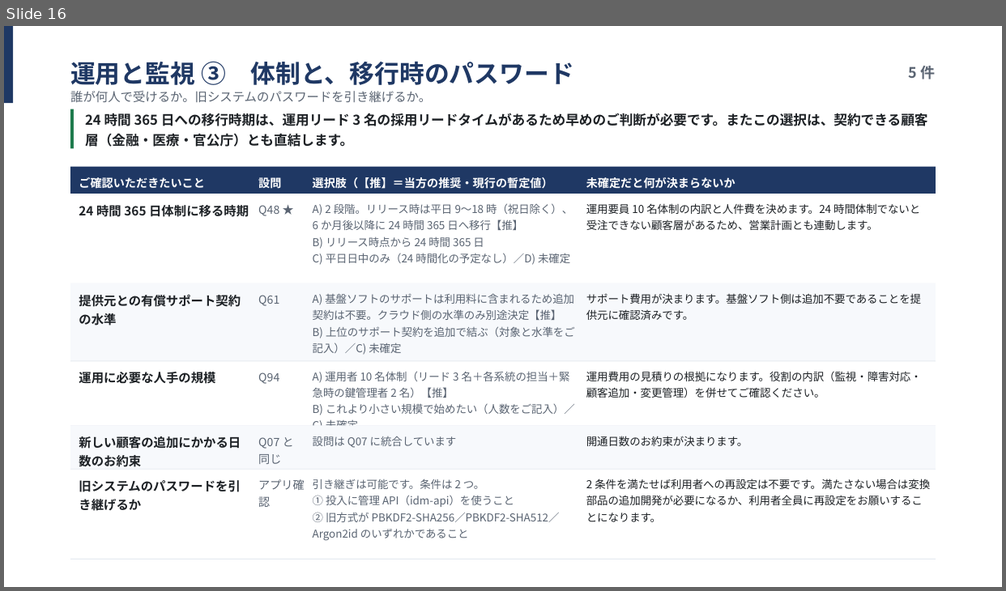
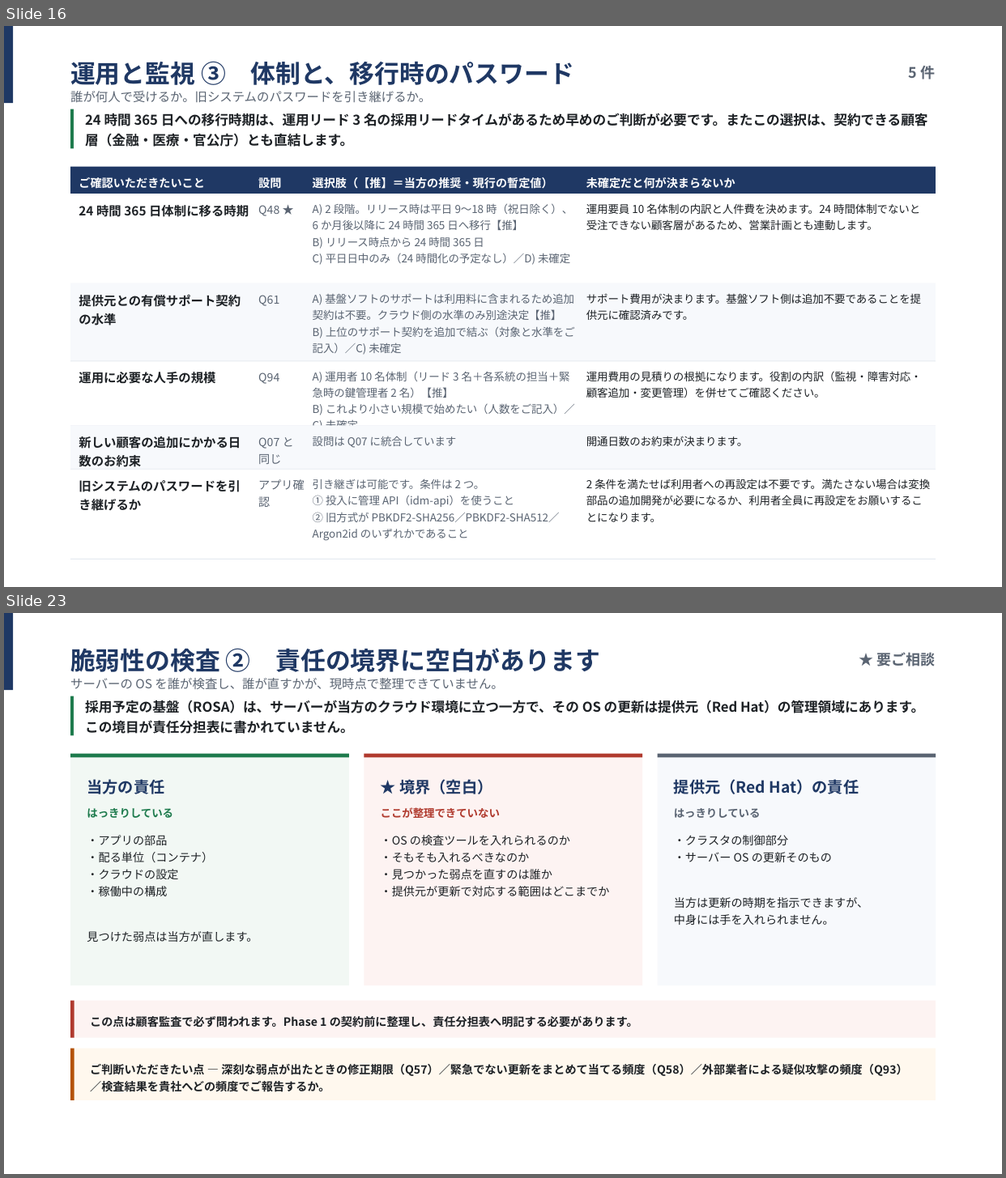
Before and after one commit to suepie/aws-atuh-poc, a slide deck: doc/powerpoint/非機能要件ヒアリング.pptx. Shown one above the other, each under a label of ours: slide 16 before the commit, slides 16 and 23 after it; the slides between them are not shown. The pictures are 1006x591 and 1006x1178 pixels, drawn with LibreOffice and Linux fonts; fonts in the diff are those of the drawing. Boxes give left, top, right and bottom in pixels: in the first picture for what was removed or moved away, otherwise in the second. Text is boxed around its words. In the diff, an @@ line names an element or a change of style, - is before the commit and + after.

```diff
--- a/doc/powerpoint/非機能要件ヒアリング.pptx
+++ b/doc/powerpoint/非機能要件ヒアリング.pptx
@@ slide 23 added at (x1=4, y1=613, x2=1002, y2=1174), background #FFFFFF @@
@@ rectangle added at (x1=4, y1=613, x2=13, y2=690), fill #1F3864 @@
@@ text added at (x1=70, y1=648, x2=599, y2=672), 24 pt, text #1F3864, bold @@
+脆弱性の検査 ② 責任の境界に空白があります
@@ text added at (x1=876, y1=652, x2=935, y2=666), 14 pt, text #5A6472, bold @@
+★ 要ご相談
@@ text added at (x1=70, y1=678, x2=503, y2=690), 12 pt, text #5A6472 @@
+サーバーの OS を誰が検査し、誰が直すかが、現時点で整理できていません。
@@ rectangle added at (x1=70, y1=696, x2=74, y2=736), fill #1E7B4D @@
@@ text added at (x1=85, y1=700, x2=924, y2=734), 13 pt, text #1D2125, bold @@
+採用予定の基盤（ROSA）は、サーバーが当方のクラウド環境に立つ一方で、その OS の更新は提供元（Red Hat）の管理領域にあります。この境目が責任分担表に書かれていません。
@@ rectangle added at (x1=70, y1=754, x2=349, y2=986), fill #F2F8F4 @@
@@ rectangle added at (x1=70, y1=754, x2=349, y2=757), fill #1E7B4D @@
@@ rectangle added at (x1=364, y1=754, x2=642, y2=986), fill #FDF3F2 @@
@@ rectangle added at (x1=364, y1=754, x2=642, y2=757), fill #B03A2E @@
@@ rectangle added at (x1=658, y1=754, x2=936, y2=986), fill #F7F9FC @@
@@ rectangle added at (x1=658, y1=754, x2=936, y2=757), fill #5A6472 @@
@@ text added at (x1=87, y1=779, x2=164, y2=794), 15 pt, text #1F3864, bold @@
+当方の責任
@@ text added at (x1=399, y1=779, x2=492, y2=794), 15 pt, text #1F3864, bold @@
+★ 境界（空白）
@@ text added at (x1=674, y1=779, x2=859, y2=794), 15 pt, text #1F3864, bold @@
+提供元（Red Hat）の責任
@@ text added at (x1=87, y1=808, x2=173, y2=818), 10.5 pt, text #1E7B4D, bold @@
+はっきりしている
@@ text added at (x1=381, y1=807, x2=500, y2=818), 10.5 pt, text #B03A2E, bold @@
+ここが整理できていない
@@ text added at (x1=674, y1=808, x2=761, y2=818), 10.5 pt, text #5A6472, bold @@
+はっきりしている
@@ text added at (x1=87, y1=835, x2=258, y2=942), 11 pt, text #1D2125 @@
+・アプリの部品
+・配る単位（コンテナ）
+・クラウドの設定
+・稼働中の構成
+見つけた弱点は当方が直します。
@@ text added at (x1=381, y1=835, x2=610, y2=897), 11 pt, text #1D2125 @@
+・OS の検査ツールを入れられるのか
+・そもそも入れるべきなのか
+・見つかった弱点を直すのは誰か
+・提供元が更新で対応する範囲はどこまでか
@@ text added at (x1=674, y1=835, x2=868, y2=925), 11 pt, text #1D2125 @@
+・クラスタの制御部分
+・サーバー OS の更新そのもの
+当方は更新の時期を指示できますが、
+中身には手を入れられません。
@@ rectangle added at (x1=70, y1=1001, x2=936, y2=1038), fill #FDF3F2 @@
@@ rectangle added at (x1=70, y1=1001, x2=74, y2=1038), fill #B03A2E @@
@@ text added at (x1=90, y1=1016, x2=638, y2=1028), 11 pt, text #1D2125, bold @@
+この点は顧客監査で必ず問われます。Phase 1 の契約前に整理し、責任分担表へ明記する必要があります。
@@ rectangle added at (x1=70, y1=1049, x2=936, y2=1101), fill #FFF8EE @@
@@ rectangle added at (x1=70, y1=1049, x2=74, y2=1101), fill #B45309 @@
@@ text added at (x1=90, y1=1064, x2=907, y2=1093), 11 pt, text #1D2125, bold @@
+ご判断いただきたい点 — 深刻な弱点が出たときの修正期限（Q57）／緊急でない更新をまとめて当てる頻度（Q58）／外部業者による疑似攻撃の頻度（Q93）／検査結果を貴社へどの頻度でご報告するか。
```
Also in this commit, not shown: 1 slide changed, 12 other slides added, 2 other files.
